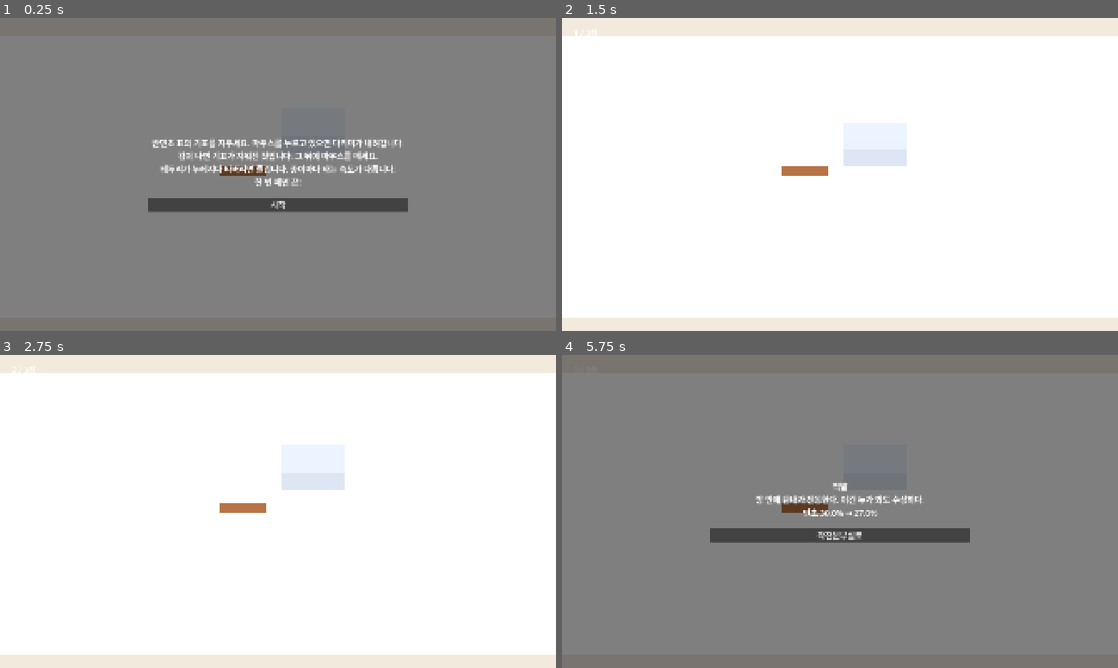
Above: before the commit, frames 1-4 (two rows, left to right).
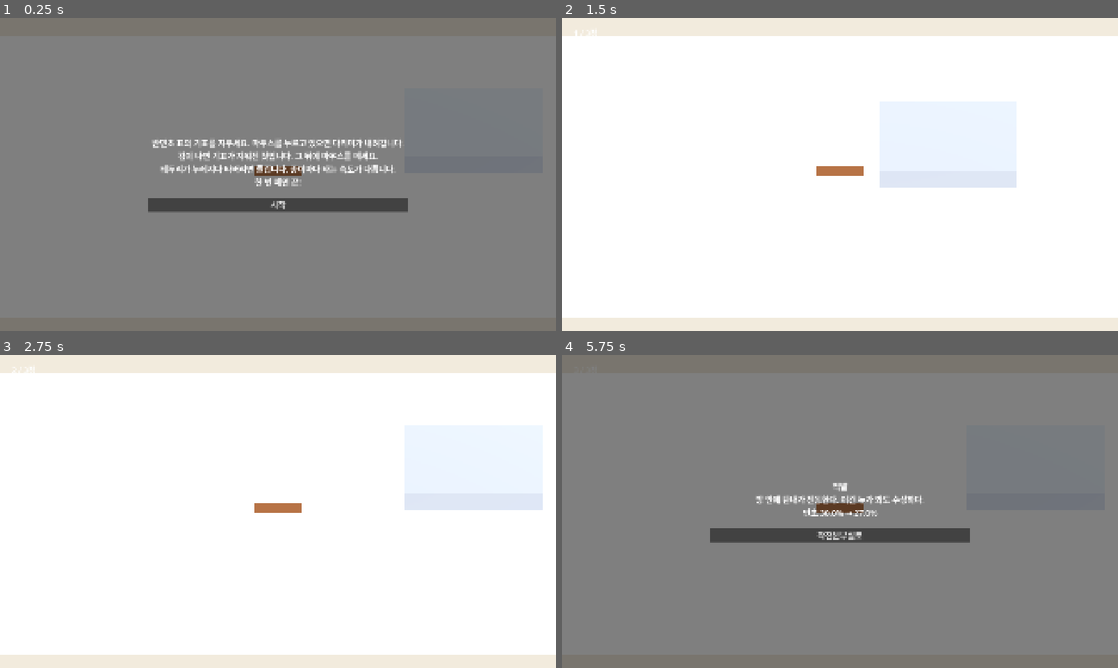
Above: after the commit, the same moments.

Repository: hahaha13791/mincho-game
Game: Godot game, scene res://minigames/vanishing_ink/vanishing_ink.tscn
The game is run twice, just before and just after one commit, with the same random seed, the same clock (stepped at 60 frames per second) and the same inputs. This scene is started directly instead of the project's main scene.
Inputs (mouse positions are in pixels of both pictures, inside the frame that each line leads up to):
- Up to frame 1 (0.25 s): no input
- Up to frame 2 (1.5 s): click "시작" at 0.5 s; tap Enter at 1.25 s; move the mouse to (962, 158) at 1.27 s; click (962, 158) at 1.42 s
- Up to frame 3 (2.75 s): tap Space at 2 s; move the mouse to (166, 527) at 2.02 s; click (166, 527) at 2.17 s
- Up to frame 4 (5.75 s): tap Enter at 2.75, 4.25 s; move the mouse to (895, 442) at 2.77 s; click (895, 442) at 2.92 s; tap Space at 3.5, 5 s; move the mouse to (812, 574) at 3.52 s; click (812, 574) at 3.67 s; move the mouse to (1006, 558) at 4.27 s; click (1006, 558) at 4.42 s; move the mouse to (673, 464) at 5.02 s; click (673, 464) at 5.17 s

The runs differ from the first frame. In frame 1, 0.3% of the frame differs, in the area x 39-55%, y 47-51%; in frame 2, 2.1%; in frame 3, 2.3%, in the area x 39-98%, y 37-51%; in frame 4, 0.4%.

Commit message:
fix(minigames/vanishing_ink): 다리미가 기표를 가리고 테두리만 보이도록 수정
- 다리미를 종이 안쪽 크기로 키워 눌리면 기표를 덮고, 안 눌렸을 땐 종이 옆으로 치움
- 테두리 변색은 다리미가 덮지 않은 가장자리에서만 보임

Co-Authored-By: Claude Sonnet 5.5 <noreply@anthropic.com>

Diff:
--- a/minigames/vanishing_ink/vanishing_ink.gd
+++ b/minigames/vanishing_ink/vanishing_ink.gd
@@ -8,8 +8,8 @@
 const CONFIG: IroningConfig = preload("res://minigames/vanishing_ink/ironing_config.tres")
 const PAPER_SIZE: Vector3 = Vector3(4.0, 0.1, 3.0)
 const INNER_SIZE: Vector3 = Vector3(3.5, 0.12, 2.5)
-const IRON_REST_Y: float = 1.6
-const IRON_PRESS_Y: float = 0.45
+const IRON_REST_POS: Vector3 = Vector3(5.0, 1.6, 0.0) # 종이 옆에 치워 두어 기표를 가리지 않는다
+const IRON_PRESS_POS: Vector3 = Vector3(0.0, 0.45, 0.0) # 종이 가운데(기표 위)를 덮는다
 const BETWEEN_TIME: float = 1.2
 const TUTORIAL_TEXT: String = "반민초 표의 기표를 지우세요. 마우스를 누르고 있으면 다리미가 내려갑니다.\n김이 나면 기표가 지워진 것입니다. 그 뒤에 마우스를 떼세요.\n테두리가 누레지다 타버리면 들킵니다. 종이마다 타는 속도가 다릅니다.\n한 번 떼면 끝!"
 
@@ -68,7 +68,7 @@
 	if mb.pressed and _state == State.READY:
 		_state = State.IRONING
 		_hint.text = "…"
-		_move_iron(IRON_PRESS_Y)
+		_move_iron(IRON_PRESS_POS)
 	elif not mb.pressed and _state == State.IRONING:
 		_release()
 
@@ -88,14 +88,14 @@
 	_inner_mat.albedo_color = PALETTE.paper
 	_mark.show()
 	_steam.emitting = false
-	_move_iron(IRON_REST_Y)
+	_move_iron(IRON_REST_POS)
 	$HUD/RoundLabel.text = "%d / %d장" % [_round, CONFIG.rounds]
 	_hint.text = "마우스를 누르고 있으세요"
 	_state = State.READY
 
 
 func _release() -> void:
-	_move_iron(IRON_REST_Y)
+	_move_iron(IRON_REST_POS)
 	if _t < CONFIG.steam_time:
 		_end_round(false, "너무 일찍 뗐다. 기표가 그대로다.", false)
 		return
@@ -110,7 +110,7 @@
 	if burned:
 		_edge_mat.albedo_color = PALETTE.burnt
 		_inner_mat.albedo_color = PALETTE.burnt
-		_move_iron(IRON_REST_Y)
+		_move_iron(IRON_REST_POS)
 	_hint.text = msg
 	await get_tree().create_timer(BETWEEN_TIME).timeout
 	if _round >= CONFIG.rounds:
@@ -143,11 +143,11 @@
 	_overlay.show()
 
 
-func _move_iron(y: float) -> void:
+func _move_iron(pos: Vector3) -> void:
 	if _iron_tween != null:
 		_iron_tween.kill()
 	_iron_tween = create_tween()
-	_iron_tween.tween_property(_iron, "position:y", y, 0.15)
+	_iron_tween.tween_property(_iron, "position", pos, 0.15)
 
 
 # --- 화면 ---
@@ -190,11 +190,11 @@
 	add_child(inner)
 
 	_mark = _box(Vector3(1.2, 0.02, 0.35), PALETTE.anti_mincho)
-	_mark.position = Vector3(-0.9, INNER_SIZE.y + 0.01, 0.0)
+	_mark.position = Vector3(0.0, INNER_SIZE.y + 0.01, 0.0)
 	add_child(_mark)
 
-	_iron = _box(Vector3(1.6, 0.6, 1.0), PALETTE.iron)
-	_iron.position = Vector3(0.9, IRON_REST_Y, 0.0)
+	_iron = _box(Vector3(INNER_SIZE.x, 0.6, INNER_SIZE.z), PALETTE.iron) # 안쪽 면을 덮고 테두리만 드러남
+	_iron.position = IRON_REST_POS
 	add_child(_iron)
 
 	var steam_mesh: SphereMesh = SphereMesh.new()
@@ -215,5 +215,5 @@
 	_steam.initial_velocity_max = 2.0
 	_steam.gravity = Vector3.ZERO
 	_steam.emitting = false
-	_steam.position = Vector3(0.9, 0.5, 0.0)
+	_steam.position = Vector3(0.0, 0.8, 0.0)
 	add_child(_steam)
